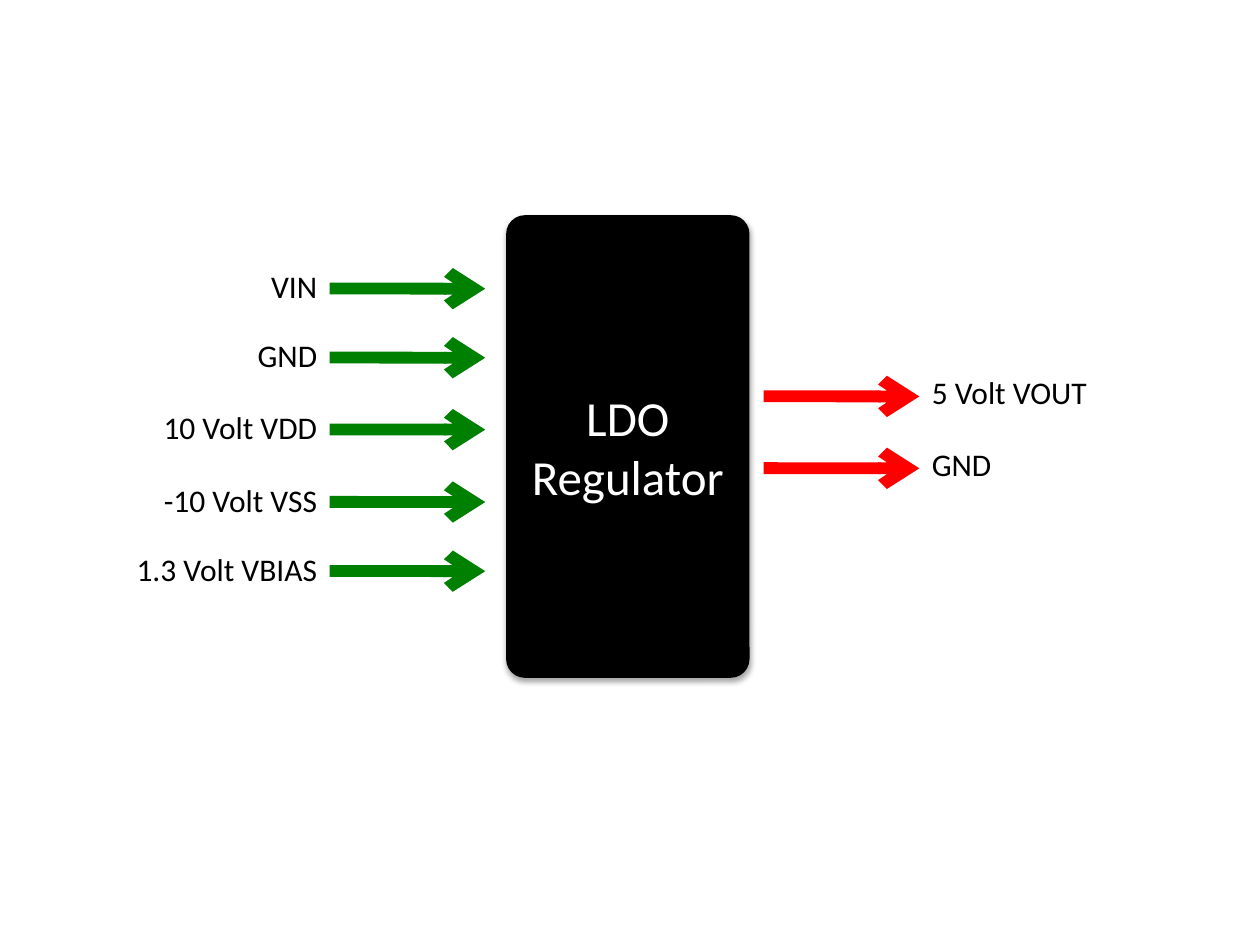
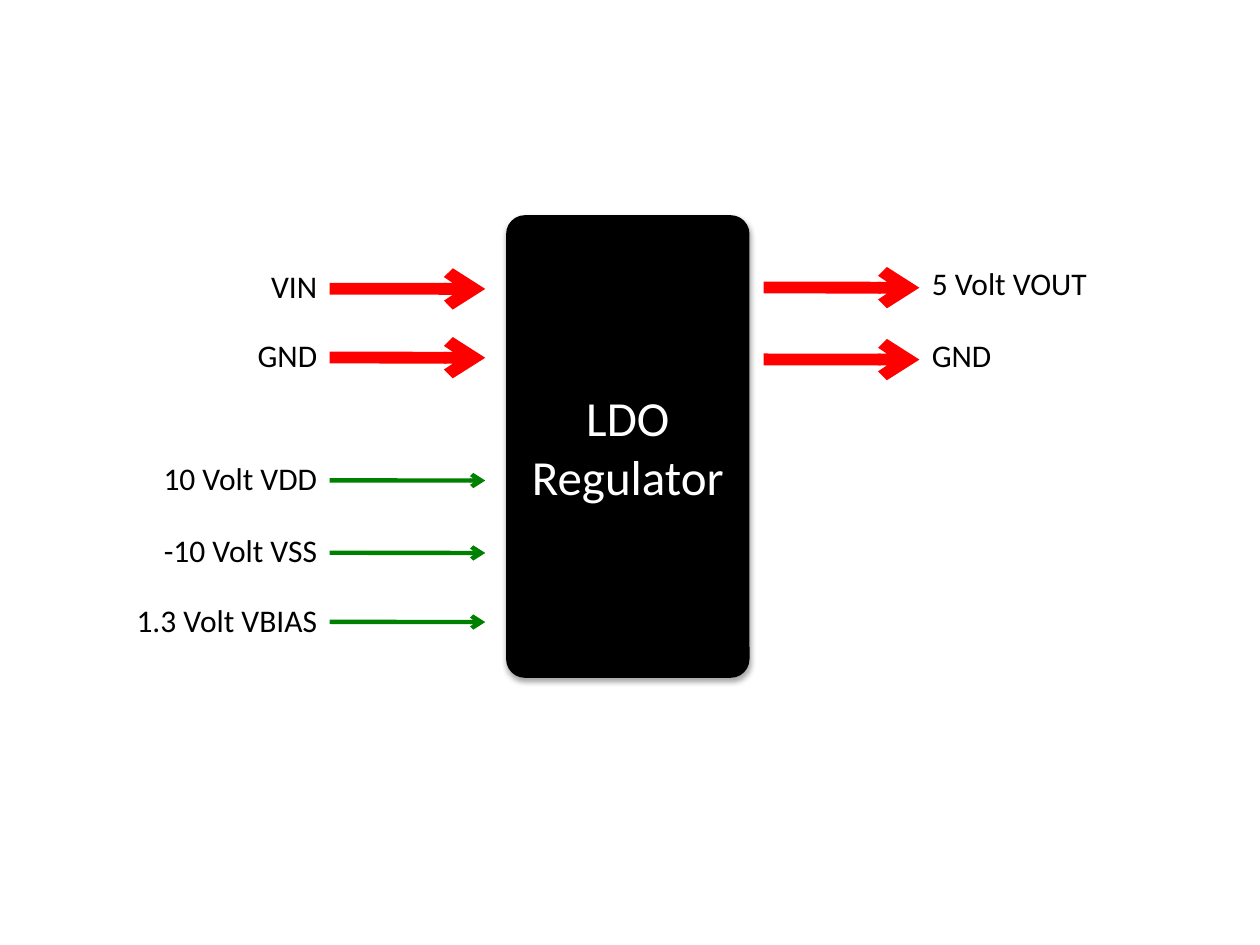
Before and after one commit to ominux/ece532, a slide deck: slide 3 of project/april_11/john.pptx. Drawn at 1260x945 pixels with LibreOffice and Linux fonts; fonts in the diff are those of the drawing; background and template pictures are left out. Boxes give left, top, right and bottom in pixels: in the first picture for what was removed or moved away, otherwise in the second. Text is boxed around its words. In the diff, an @@ line names an element or a change of style, - is before the commit and + after.

```diff
--- a/project/april_11/john.pptx
+++ b/project/april_11/john.pptx
@@ arrow (330, 289) - (485, 289): stroke #008000 6.75 pt to #FF0000 6.75 pt @@
@@ 2 texts, 2 arrows: place and size @@
-2 texts, 2 arrows at (764, 382, 1087, 477)
+2 texts, 2 arrows at (764, 273, 1087, 368)
@@ arrow (330, 358) - (485, 358): stroke #008000 6.75 pt to #FF0000 6.75 pt @@
@@ arrow (330, 480) - (485, 480): stroke #008000 6.75 pt to #008000 2.5 pt @@
@@ arrow (330, 553) - (485, 553): stroke #008000 6.75 pt to #008000 2.5 pt @@
@@ 3 texts, 3 arrows: place and size @@
-3 texts, 3 arrows at (137, 417, 485, 582)
+3 texts, 3 arrows at (137, 468, 485, 633)
@@ arrow (330, 622) - (485, 622): stroke #008000 6.75 pt to #008000 2.5 pt @@
```
Also in this commit, not shown: 1 other slide changed, 1 slide removed, 8 other files.
